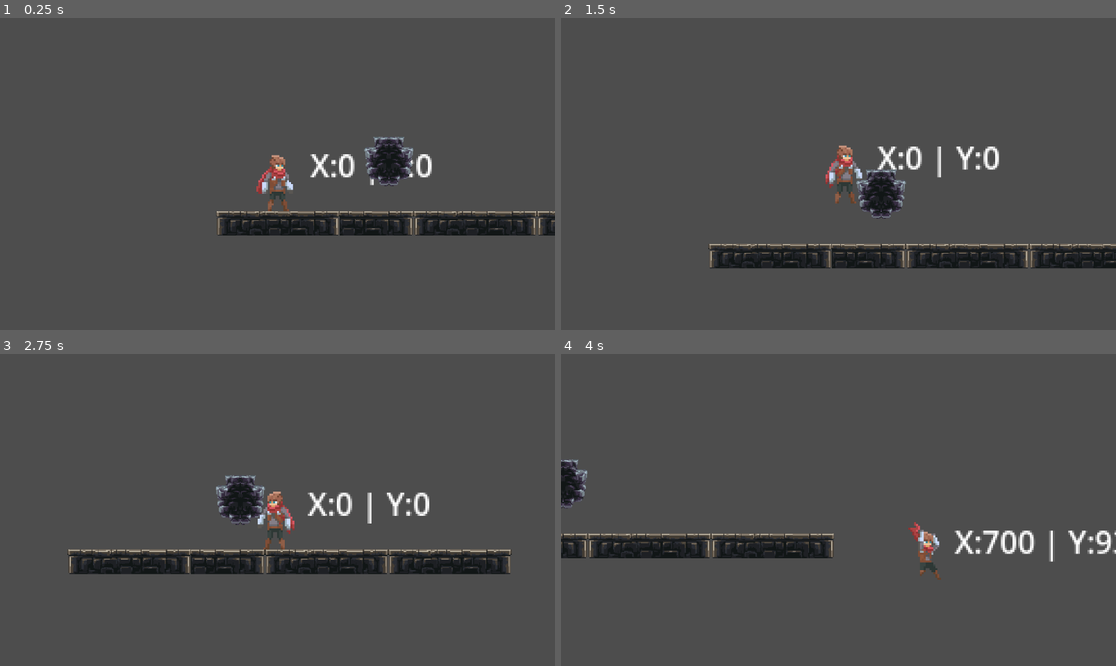
Above: before the commit, frames 1-4 (two rows, left to right).
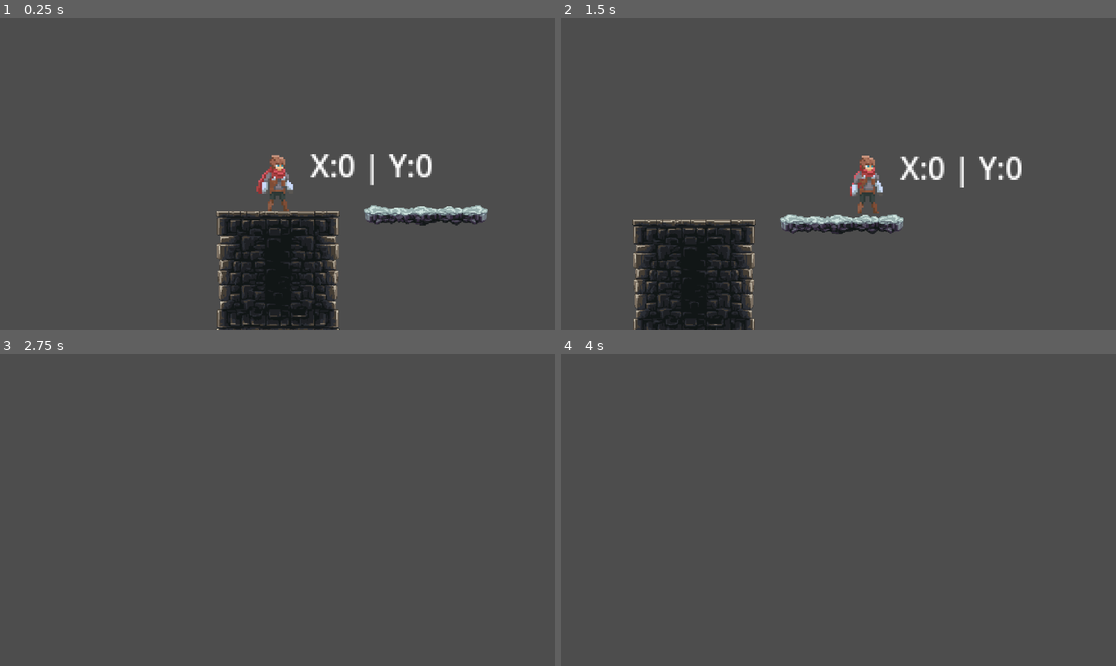
Above: after the commit, the same moments.

Repository: WerG0D/Tales-of-Sophie-build
Game: Godot game, scene res://scenes/world.tscn
The game is run twice, just before and just after one commit, with the same random seed, the same clock (stepped at 60 frames per second) and the same inputs.
Inputs:
- Up to frame 1 (0.25 s): no input
- Up to frame 2 (1.5 s): hold D (move_right) from 0.53 s (still down); tap Space (jump) at 0.77 s
- Up to frame 3 (2.75 s): tap Space (jump) at 1.52 s; release D (move_right) at 2.03 s; hold A (move_left) from 2.03 s (still down)
- Up to frame 4 (4 s): release A (move_left) at 2.78 s; hold D (move_right) from 2.78 s (still down); tap Space (jump) at 3.02, 3.77 s

The runs differ from the first frame. In frame 1, 10% of the frame differs, in the area x 38-100%, y 38-100%; in frame 2, 16%, in the area x 12-100%, y 40-100%; in frame 3, 8.3%; in frame 4, 5.6%.

Commit message:
creating a level

Diff:
--- a/scenes/player.tscn
+++ b/scenes/player.tscn
@@ -1,9 +1,13 @@
-[gd_scene load_steps=77 format=3 uid="uid://bl12ts1ibfykd"]
+[gd_scene load_steps=81 format=3 uid="uid://bl12ts1ibfykd"]
 
 [ext_resource type="Script" path="res://scripts/player.gd" id="1_b3mxi"]
 [ext_resource type="Texture2D" uid="uid://ce2fw8aoqsr6j" path="res://graphs/png/Player/Adventurer/Individual Sprites/adventurer-attack1-00.png" id="2_cdxn1"]
+[ext_resource type="Texture2D" uid="uid://6ogukpjq4n84" path="res://graphs/png/Player/Sophie/1000000219.png" id="2_fxtq7"]
+[ext_resource type="Texture2D" uid="uid://b2e0stgnh4657" path="res://graphs/png/Player/Sophie/1000000220.png" id="3_6luk4"]
 [ext_resource type="Texture2D" uid="uid://bdex74qtumjcd" path="res://graphs/png/Player/Adventurer/Individual Sprites/adventurer-attack1-01.png" id="3_kdtl7"]
 [ext_resource type="Texture2D" uid="uid://dcosqht6v1xt7" path="res://graphs/png/Player/Adventurer/Individual Sprites/adventurer-attack1-02.png" id="4_8ijf0"]
+[ext_resource type="Texture2D" uid="uid://buiy7wlfu7xw8" path="res://graphs/png/Player/Sophie/1000000221.png" id="4_s6h1h"]
+[ext_resource type="Texture2D" uid="uid://cx8rgxqkgqs67" path="res://graphs/png/Player/Sophie/1000000222.png" id="5_4pfbb"]
 [ext_resource type="Texture2D" uid="uid://c2mn87flu4ain" path="res://graphs/png/Player/Adventurer/Individual Sprites/adventurer-attack1-03.png" id="5_ry3fr"]
 [ext_resource type="Texture2D" uid="uid://drcpx6ogu2rw1" path="res://graphs/png/Player/Adventurer/Individual Sprites/adventurer-attack1-04.png" id="6_dgt3b"]
 [ext_resource type="Texture2D" uid="uid://btcgqfr2y5jfx" path="res://graphs/png/Player/Adventurer/Individual Sprites/adventurer-attack2-00.png" id="7_hj5a3"]
@@ -78,6 +82,23 @@
 animations = [{
 "frames": [{
 "duration": 1.0,
+"texture": ExtResource("2_fxtq7")
+}, {
+"duration": 1.0,
+"texture": ExtResource("3_6luk4")
+}, {
+"duration": 1.0,
+"texture": ExtResource("4_s6h1h")
+}, {
+"duration": 1.0,
+"texture": ExtResource("5_4pfbb")
+}],
+"loop": true,
+"name": &"SophieIdle",
+"speed": 5.0
+}, {
+"frames": [{
+"duration": 1.0,
 "texture": ExtResource("2_cdxn1")
 }, {
 "duration": 1.0,
@@ -393,12 +414,15 @@
 [node name="AnimatedSprite2D" type="AnimatedSprite2D" parent="."]
 sprite_frames = SubResource("SpriteFrames_1pv58")
 animation = &"idle"
+frame_progress = 0.685434
 
 [node name="CollisionShape2D" type="CollisionShape2D" parent="."]
+visible = false
 position = Vector2(0.413, 0.964)
 scale = Vector2(20.915, 10)
 shape = SubResource("CapsuleShape2D_slk7t")
 
 [node name="CollisionShape2D2" type="CollisionShape2D" parent="."]
+visible = false
 position = Vector2(0.436525, 14.0352)
 shape = SubResource("RectangleShape2D_vsb3e")
--- a/scenes/world.tscn
+++ b/scenes/world.tscn
@@ -9,24 +9,6 @@
 [sub_resource type="TileSetAtlasSource" id="TileSetAtlasSource_11t38"]
 texture = ExtResource("2_pfq2v")
 texture_region_size = Vector2i(32, 32)
-0:0/0 = 0
-0:0/0/physics_layer_0/linear_velocity = Vector2(0, 0)
-0:0/0/physics_layer_0/angular_velocity = 0.0
-1:0/0 = 0
-1:0/0/physics_layer_0/linear_velocity = Vector2(0, 0)
-1:0/0/physics_layer_0/angular_velocity = 0.0
-2:0/0 = 0
-2:0/0/physics_layer_0/linear_velocity = Vector2(0, 0)
-2:0/0/physics_layer_0/angular_velocity = 0.0
-3:0/0 = 0
-3:0/0/physics_layer_0/linear_velocity = Vector2(0, 0)
-3:0/0/physics_layer_0/angular_velocity = 0.0
-4:0/0 = 0
-4:0/0/physics_layer_0/linear_velocity = Vector2(0, 0)
-4:0/0/physics_layer_0/angular_velocity = 0.0
-5:0/0 = 0
-5:0/0/physics_layer_0/linear_velocity = Vector2(0, 0)
-5:0/0/physics_layer_0/angular_velocity = 0.0
 6:0/0 = 0
 6:0/0/physics_layer_0/linear_velocity = Vector2(0, 0)
 6:0/0/physics_layer_0/angular_velocity = 0.0
@@ -36,18 +18,6 @@
 8:0/0 = 0
 8:0/0/physics_layer_0/linear_velocity = Vector2(0, 0)
 8:0/0/physics_layer_0/angular_velocity = 0.0
-9:0/0 = 0
-9:0/0/physics_layer_0/linear_velocity = Vector2(0, 0)
-9:0/0/physics_layer_0/angular_velocity = 0.0
-12:0/0 = 0
-12:0/0/physics_layer_0/linear_velocity = Vector2(0, 0)
-12:0/0/physics_layer_0/angular_velocity = 0.0
-13:0/0 = 0
-13:0/0/physics_layer_0/linear_velocity = Vector2(0, 0)
-13:0/0/physics_layer_0/angular_velocity = 0.0
-14:0/0 = 0
-14:0/0/physics_layer_0/linear_velocity = Vector2(0, 0)
-14:0/0/physics_layer_0/angular_velocity = 0.0
 16:0/0 = 0
 16:0/0/physics_layer_0/linear_velocity = Vector2(0, 0)
 16:0/0/physics_layer_0/angular_velocity = 0.0
@@ -279,6 +249,7 @@
 16:2/0 = 0
 16:2/0/physics_layer_0/linear_velocity = Vector2(0, 0)
 16:2/0/physics_layer_0/angular_velocity = 0.0
+16:2/0/physics_layer_0/polygon_0/points = PackedVector2Array(-16, -16, 16, -16, 16, 16, -16, 16)
 17:2/0 = 0
 17:2/0/physics_layer_0/linear_velocity = Vector2(0, 0)
 17:2/0/physics_layer_0/angular_velocity = 0.0
@@ -660,43 +631,6 @@
 39:5/0 = 0
 39:5/0/physics_layer_0/linear_velocity = Vector2(0, 0)
 39:5/0/physics_layer_0/angular_velocity = 0.0
-0:6/0 = 0
-0:6/0/physics_layer_0/linear_velocity = Vector2(0, 0)
-0:6/0/physics_layer_0/angular_velocity = 0.0
-1:6/0 = 0
-1:6/0/physics_layer_0/linear_velocity = Vector2(0, 0)
-1:6/0/physics_layer_0/angular_velocity = 0.0
-2:6/0 = 0
-2:6/0/physics_layer_0/linear_velocity = Vector2(0, 0)
-2:6/0/physics_layer_0/angular_velocity = 0.0
-3:6/0 = 0
-3:6/0/physics_layer_0/linear_velocity = Vector2(0, 0)
-3:6/0/physics_layer_0/angular_velocity = 0.0
-4:6/0 = 0
-4:6/0/physics_layer_0/linear_velocity = Vector2(0, 0)
-4:6/0/physics_layer_0/angular_velocity = 0.0
-5:6/0 = 0
-5:6/0/physics_layer_0/linear_velocity = Vector2(0, 0)
-5:6/0/physics_layer_0/angular_velocity = 0.0
-8:6/0 = 0
-8:6/0/physics_layer_0/linear_velocity = Vector2(0, 0)
-8:6/0/physics_layer_0/angular_velocity = 0.0
-9:6/0 = 0
-9:6/0/physics_layer_0/linear_velocity = Vector2(0, 0)
-9:6/0/physics_layer_0/angular_velocity = 0.0
-10:6/0 = 0
-10:6/0/physics_layer_0/linear_velocity = Vector2(0, 0)
-10:6/0/physics_layer_0/angular_velocity = 0.0
-11:6/0 = 0
-11:6/0/physics_layer_0/linear_velocity = Vector2(0, 0)
-11:6/0/physics_layer_0/angular_velocity = 0.0
-11:6/0/physics_layer_0/polygon_0/points = PackedVector2Array(-16, -16, 16, -16, 16, 16, -16, 16)
-13:6/0 = 0
-13:6/0/physics_layer_0/linear_velocity = Vector2(0, 0)
-13:6/0/physics_layer_0/angular_velocity = 0.0
-14:6/0 = 0
-14:6/0/physics_layer_0/linear_velocity = Vector2(0, 0)
-14:6/0/physics_layer_0/angular_velocity = 0.0
 16:6/0 = 0
 16:6/0/physics_layer_0/linear_velocity = Vector2(0, 0)
 16:6/0/physics_layer_0/angular_velocity = 0.0
@@ -706,12 +640,6 @@
 18:6/0 = 0
 18:6/0/physics_layer_0/linear_velocity = Vector2(0, 0)
 18:6/0/physics_layer_0/angular_velocity = 0.0
-19:6/0 = 0
-19:6/0/physics_layer_0/linear_velocity = Vector2(0, 0)
-19:6/0/physics_layer_0/angular_velocity = 0.0
-20:6/0 = 0
-20:6/0/physics_layer_0/linear_velocity = Vector2(0, 0)
-20:6/0/physics_layer_0/angular_velocity = 0.0
 21:6/0 = 0
 21:6/0/physics_layer_0/linear_velocity = Vector2(0, 0)
 21:6/0/physics_layer_0/angular_velocity = 0.0
@@ -792,18 +720,23 @@
 16:7/0 = 0
 16:7/0/physics_layer_0/linear_velocity = Vector2(0, 0)
 16:7/0/physics_layer_0/angular_velocity = 0.0
+16:7/0/physics_layer_0/polygon_0/points = PackedVector2Array(-16, 8.13543, 16, 8.53228, 16, 16, -16, 16)
 17:7/0 = 0
 17:7/0/physics_layer_0/linear_velocity = Vector2(0, 0)
 17:7/0/physics_layer_0/angular_velocity = 0.0
+17:7/0/physics_layer_0/polygon_0/points = PackedVector2Array(-16, 8.13543, 16, 8.53228, 16, 16, -16, 16)
 18:7/0 = 0
 18:7/0/physics_layer_0/linear_velocity = Vector2(0, 0)
 18:7/0/physics_layer_0/angular_velocity = 0.0
+18:7/0/physics_layer_0/polygon_0/points = PackedVector2Array(-16, 8.13543, 16, 8.53228, 16, 16, -16, 16)
 19:7/0 = 0
 19:7/0/physics_layer_0/linear_velocity = Vector2(0, 0)
 19:7/0/physics_layer_0/angular_velocity = 0.0
+19:7/0/physics_layer_0/polygon_0/points = PackedVector2Array(-16, 8.13543, 16, 8.53228, 16, 16, -16, 16)
 20:7/0 = 0
 20:7/0/physics_layer_0/linear_velocity = Vector2(0, 0)
 20:7/0/physics_layer_0/angular_velocity = 0.0
+20:7/0/physics_layer_0/polygon_0/points = PackedVector2Array(-16, 8.13543, 16, 8.53228, 16, 16, -16, 16)
 21:7/0 = 0
 21:7/0/physics_layer_0/linear_velocity = Vector2(0, 0)
 21:7/0/physics_layer_0/angular_velocity = 0.0
@@ -874,18 +807,23 @@
 16:8/0 = 0
 16:8/0/physics_layer_0/linear_velocity = Vector2(0, 0)
 16:8/0/physics_layer_0/angular_velocity = 0.0
+16:8/0/physics_layer_0/polygon_0/points = PackedVector2Array(-16, -5.75433, -13.2945, -2.97638, -10.3181, -2.3811, -6.74646, -0.198425, -3.1748, 0.396849, 1.38898, 1.98425, 6.15118, 0.793699, 11.5087, 0.992125, 16, -1.78583, 16, -4.96063, 16, -16, -16, -16)
 17:8/0 = 0
 17:8/0/physics_layer_0/linear_velocity = Vector2(0, 0)
 17:8/0/physics_layer_0/angular_velocity = 0.0
+17:8/0/physics_layer_0/polygon_0/points = PackedVector2Array(-16, -0.841846, -16, -0.561232, -14.0882, -0.595276, -10.9134, 0.595274, -6.3496, -2.57953, -2.57953, -1.38898, 1.5874, -1.98425, 6.15118, 0.793699, 11.5087, 0.992125, 16, -1.78583, 16, -4.96063, 16, -16, -16, -16)
 18:8/0 = 0
 18:8/0/physics_layer_0/linear_velocity = Vector2(0, 0)
 18:8/0/physics_layer_0/angular_velocity = 0.0
+18:8/0/physics_layer_0/polygon_0/points = PackedVector2Array(-16, -0.841846, -16, -0.561232, -14.0882, -0.595276, -12.3024, 1.38898, -7.1433, 2.97638, -1.98425, 3.77008, 2.22725, 0.779536, 6.54803, -0.198425, 10.9134, 0.396849, 16, -1.78583, 16, -4.96063, 16, -16, -16, -16)
 19:8/0 = 0
 19:8/0/physics_layer_0/linear_velocity = Vector2(0, 0)
 19:8/0/physics_layer_0/angular_velocity = 0.0
+19:8/0/physics_layer_0/polygon_0/points = PackedVector2Array(-16, -0.841846, -16, -0.561232, -12.1039, -3.77008, -9.92126, -0.595276, -6.94488, 0, -1.89316, -1.67043, 2.22725, 0.779536, 7.01583, 2.78406, 10.875, 1.75, 13.8898, -1.5874, 16, -4.96063, 16, -16, -16, -16)
 20:8/0 = 0
 20:8/0/physics_layer_0/linear_velocity = Vector2(0, 0)
 20:8/0/physics_layer_0/angular_velocity = 0.0
+20:8/0/physics_layer_0/polygon_0/points = PackedVector2Array(-16, -0.841846, -16, -0.561232, -12.1039, -3.77008, -9.92126, -0.595276, -6.94488, 0, -1.89316, -1.67043, 2.22725, 0.779536, 7.01583, 2.78406, 10.875, 1.75, 13.8898, -1.5874, 16, -4.96063, 16, -16, -16, -16)
 21:8/0 = 0
 21:8/0/physics_layer_0/linear_velocity = Vector2(0, 0)
 21:8/0/physics_layer_0/angular_velocity = 0.0
@@ -934,22 +872,6 @@
 36:8/0 = 0
 36:8/0/physics_layer_0/linear_velocity = Vector2(0, 0)
 36:8/0/physics_layer_0/angular_velocity = 0.0
-0:9/0 = 0
-0:9/0/physics_layer_0/linear_velocity = Vector2(0, 0)
-0:9/0/physics_layer_0/angular_velocity = 0.0
-1:9/0 = 0
-1:9/0/physics_layer_0/linear_velocity = Vector2(0, 0)
-1:9/0/physics_layer_0/angular_velocity = 0.0
-2:9/0 = 0
-2:9/0/physics_layer_0/linear_velocity = Vector2(0, 0)
-2:9/0/physics_layer_0/angular_velocity = 0.0
-3:9/0 = 0
-3:9/0/physics_layer_0/linear_velocity = Vector2(0, 0)
-3:9/0/physics_layer_0/angular_velocity = 0.0
-4:9/0 = 0
-4:9/0/physics_layer_0/linear_velocity = Vector2(0, 0)
-4:9/0/physics_layer_0/angular_velocity = 0.0
-4:9/0/physics_layer_0/polygon_0/points = PackedVector2Array(-16, -16, 16, -16, 16, 16, -16, 16)
 16:9/0 = 0
 16:9/0/physics_layer_0/linear_velocity = Vector2(0, 0)
 16:9/0/physics_layer_0/angular_velocity = 0.0
@@ -1024,15 +946,19 @@
 10:10/0 = 0
 10:10/0/physics_layer_0/linear_velocity = Vector2(0, 0)
 10:10/0/physics_layer_0/angular_velocity = 0.0
+10:10/0/physics_layer_0/polygon_0/points = PackedVector2Array(-16, -16, 16, -16, 16, 16, -16, 16)
 11:10/0 = 0
 11:10/0/physics_layer_0/linear_velocity = Vector2(0, 0)
 11:10/0/physics_layer_0/angular_velocity = 0.0
+11:10/0/physics_layer_0/polygon_0/points = PackedVector2Array(-16, -16, 16, -16, 16, 16, -16, 16)
 12:10/0 = 0
 12:10/0/physics_layer_0/linear_velocity = Vector2(0, 0)
 12:10/0/physics_layer_0/angular_velocity = 0.0
+12:10/0/physics_layer_0/polygon_0/points = PackedVector2Array(-16, -16, 16, -16, 16, 16, -16, 16)
 13:10/0 = 0
 13:10/0/physics_layer_0/linear_velocity = Vector2(0, 0)
 13:10/0/physics_layer_0/angular_velocity = 0.0
+13:10/0/physics_layer_0/polygon_0/points = PackedVector2Array(-16, -16, 16, -16, 16, 16, -16, 16)
 14:10/0 = 0
 14:10/0/physics_layer_0/linear_velocity = Vector2(0, 0)
 14:10/0/physics_layer_0/angular_velocity = 0.0
@@ -1040,6 +966,7 @@
 15:10/0 = 0
 15:10/0/physics_layer_0/linear_velocity = Vector2(0, 0)
 15:10/0/physics_layer_0/angular_velocity = 0.0
+15:10/0/physics_layer_0/polygon_0/points = PackedVector2Array(-16, -16, 16, -16, 16, 16, -16, 16)
 16:10/0 = 0
 16:10/0/physics_layer_0/linear_velocity = Vector2(0, 0)
 16:10/0/physics_layer_0/angular_velocity = 0.0
@@ -1120,15 +1047,18 @@
 8:11/0 = 0
 8:11/0/physics_layer_0/linear_velocity = Vector2(0, 0)
 8:11/0/physics_layer_0/angular_velocity = 0.0
+8:11/0/physics_layer_0/polygon_0/points = PackedVector2Array(-16, -16, 16, -16, 16, 16, -16, 16)
 9:11/0 = 0
 9:11/0/physics_layer_0/linear_velocity = Vector2(0, 0)
 9:11/0/physics_layer_0/angular_velocity = 0.0
 10:11/0 = 0
 10:11/0/physics_layer_0/linear_velocity = Vector2(0, 0)
 10:11/0/physics_layer_0/angular_velocity = 0.0
+10:11/0/physics_layer_0/polygon_0/points = PackedVector2Array(-16, -16, 16, -16, 16, 16, -16, 16)
 11:11/0 = 0
 11:11/0/physics_layer_0/linear_velocity = Vector2(0, 0)
 11:11/0/physics_layer_0/angular_velocity = 0.0
+11:11/0/physics_layer_0/polygon_0/points = PackedVector2Array(-16, -16, 16, -16, 16, 16, -16, 16)
 12:11/0 = 0
 12:11/0/physics_layer_0/linear_velocity = Vector2(0, 0)
 12:11/0/physics_layer_0/angular_velocity = 0.0
@@ -1136,6 +1066,7 @@
 13:11/0 = 0
 13:11/0/physics_layer_0/linear_velocity = Vector2(0, 0)
 13:11/0/physics_layer_0/angular_velocity = 0.0
+13:11/0/physics_layer_0/polygon_0/points = PackedVector2Array(-16, -16, 16, -16, 16, 16, -16, 16)
 14:11/0 = 0
 14:11/0/physics_layer_0/linear_velocity = Vector2(0, 0)
 14:11/0/physics_layer_0/angular_velocity = 0.0
@@ -1143,6 +1074,7 @@
 15:11/0 = 0
 15:11/0/physics_layer_0/linear_velocity = Vector2(0, 0)
 15:11/0/physics_layer_0/angular_velocity = 0.0
+15:11/0/physics_layer_0/polygon_0/points = PackedVector2Array(-16, -16, 16, -16, 16, 16, -16, 16)
 16:11/0 = 0
 16:11/0/physics_layer_0/linear_velocity = Vector2(0, 0)
 16:11/0/physics_layer_0/angular_velocity = 0.0
@@ -1229,6 +1161,7 @@
 10:12/0 = 0
 10:12/0/physics_layer_0/linear_velocity = Vector2(0, 0)
 10:12/0/physics_layer_0/angular_velocity = 0.0
+10:12/0/physics_layer_0/polygon_0/points = PackedVector2Array(-16, -16, 16, -16, 16, 16, -16, 16)
 11:12/0 = 0
 11:12/0/physics_layer_0/linear_velocity = Vector2(0, 0)
 11:12/0/physics_layer_0/angular_velocity = 0.0
@@ -1238,6 +1171,7 @@
 13:12/0 = 0
 13:12/0/physics_layer_0/linear_velocity = Vector2(0, 0)
 13:12/0/physics_layer_0/angular_velocity = 0.0
+13:12/0/physics_layer_0/polygon_0/points = PackedVector2Array(-16, -16, 16, -16, 16, 16, -16, 16)
 14:12/0 = 0
 14:12/0/physics_layer_0/linear_velocity = Vector2(0, 0)
 14:12/0/physics_layer_0/angular_velocity = 0.0
@@ -1245,6 +1179,7 @@
 15:12/0 = 0
 15:12/0/physics_layer_0/linear_velocity = Vector2(0, 0)
 15:12/0/physics_layer_0/angular_velocity = 0.0
+15:12/0/physics_layer_0/polygon_0/points = PackedVector2Array(-16, -16, 16, -16, 16, 16, -16, 16)
 16:12/0 = 0
 16:12/0/physics_layer_0/linear_velocity = Vector2(0, 0)
 16:12/0/physics_layer_0/angular_velocity = 0.0
@@ -1327,6 +1262,7 @@
 10:13/0 = 0
 10:13/0/physics_layer_0/linear_velocity = Vector2(0, 0)
 10:13/0/physics_layer_0/angular_velocity = 0.0
+10:13/0/physics_layer_0/polygon_0/points = PackedVector2Array(-16, -16, 16, -16, 16, 16, -16, 16)
 11:13/0 = 0
 11:13/0/physics_layer_0/linear_velocity = Vector2(0, 0)
 11:13/0/physics_layer_0/angular_velocity = 0.0
@@ -1441,6 +1377,7 @@
 14:14/0 = 0
 14:14/0/physics_layer_0/linear_velocity = Vector2(0, 0)
 14:14/0/physics_layer_0/angular_velocity = 0.0
+14:14/0/physics_layer_0/polygon_0/points = PackedVector2Array(-16, -16, 16, -16, 16, 16, -16, 16)
 15:14/0 = 0
 15:14/0/physics_layer_0/linear_velocity = Vector2(0, 0)
 15:14/0/physics_layer_0/angular_velocity = 0.0
@@ -1539,9 +1476,11 @@
 14:15/0 = 0
 14:15/0/physics_layer_0/linear_velocity = Vector2(0, 0)
 14:15/0/physics_layer_0/angular_velocity = 0.0
+14:15/0/physics_layer_0/polygon_0/points = PackedVector2Array(-16, -16, 16, -16, 16, 16, -16, 16)
 15:15/0 = 0
 15:15/0/physics_layer_0/linear_velocity = Vector2(0, 0)
 15:15/0/physics_layer_0/angular_velocity = 0.0
+15:15/0/physics_layer_0/polygon_0/points = PackedVector2Array(-16, -16, 16, -16, 16, 16, -16, 16)
 16:15/0 = 0
 16:15/0/physics_layer_0/linear_velocity = Vector2(0, 0)
 16:15/0/physics_layer_0/angular_velocity = 0.0
@@ -3269,18 +3208,12 @@
 11:9/0 = 0
 11:9/0/physics_layer_0/linear_velocity = Vector2(0, 0)
 11:9/0/physics_layer_0/angular_velocity = 0.0
-11:0/0 = 0
-11:0/0/physics_layer_0/linear_velocity = Vector2(0, 0)
-11:0/0/physics_layer_0/angular_velocity = 0.0
-10:0/0 = 0
-10:0/0/physics_layer_0/linear_velocity = Vector2(0, 0)
-10:0/0/physics_layer_0/angular_velocity = 0.0
-6:6/0 = 0
-6:6/0/physics_layer_0/linear_velocity = Vector2(0, 0)
-6:6/0/physics_layer_0/angular_velocity = 0.0
-7:6/0 = 0
-7:6/0/physics_layer_0/linear_velocity = Vector2(0, 0)
-7:6/0/physics_layer_0/angular_velocity = 0.0
+19:6/0 = 0
+19:6/0/physics_layer_0/linear_velocity = Vector2(0, 0)
+19:6/0/physics_layer_0/angular_velocity = 0.0
+20:6/0 = 0
+20:6/0/physics_layer_0/linear_velocity = Vector2(0, 0)
+20:6/0/physics_layer_0/angular_velocity = 0.0
 
 [sub_resource type="TileSet" id="TileSet_1apf7"]
 tile_size = Vector2i(32, 32)
@@ -3316,6 +3249,6 @@
 tile_set = SubResource("TileSet_1apf7")
 format = 2
 layer_0/name = "Ground"
-layer_0/tile_data = PackedInt32Array(65539, 196608, 10, 65540, 262144, 10, 65541, 131072, 10, 65542, 196608, 10, 65543, 262144, 10, 65544, 0, 10, 65545, 65536, 10, 65546, 131072, 10, 65547, 196608, 10, 65548, 262144, 10, 65536, 0, 10, 65537, 65536, 10, 65538, 131072, 10, 65549, 0, 10, 65550, 65536, 10, 65551, 131072, 10, 65552, 196608, 10, 65553, 262144, 10, -131066, 393216, 4, -65530, 393216, 5, -131065, 458752, 4, -65529, 458752, 5)
+layer_0/tile_data = PackedInt32Array(65536, 0, 10, 65537, 65536, 10, 65538, 131072, 10, 65539, 196608, 10, 65540, 262144, 10, 131072, 0, 11, 196608, 0, 12, 262144, 0, 13, 327680, 0, 14, 131073, 65536, 11, 196609, 65536, 12, 262145, 65536, 13, 327681, 65536, 14, 131074, 131072, 11, 196610, 131072, 12, 262146, 131072, 13, 327682, 131072, 14, 131075, 196608, 11, 196611, 196608, 12, 262147, 196608, 13, 327683, 196608, 14, 131076, 262144, 11, 196612, 262144, 12, 262148, 262144, 13, 327684, 262144, 14, 6, 1048576, 7, 65542, 1048576, 8, 7, 1114112, 7, 65543, 1114112, 8, 8, 1179648, 7, 65544, 1179648, 8, 9, 1245184, 7, 65545, 1245184, 8, 10, 1310720, 7, 65546, 1310720, 8)
 layer_1/name = "Background"
 layer_1/tile_data = PackedInt32Array()
